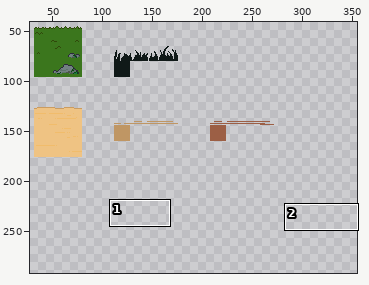
Sprite sheet: assets/sprites/desert_town/tile_sand_grass.png. Above, an overview of the earlier version with the close-up marked.
Close-up. Old version:
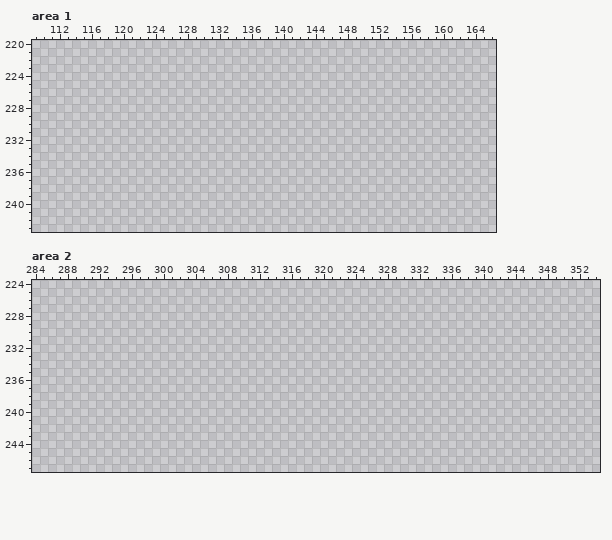
The file is 512x512 pixels. Pixels under 10% opacity are left out. Colours within 5 levels of each other are drawn and written as one. Shown: area 1: x 109..166, y 220..243; area 2: x 284..354, y 224..247. The wide view leaves out empty margins. The commit also changed other parts of the picture, which this record leaves out.
Palette (. is transparent): 
After the commit:
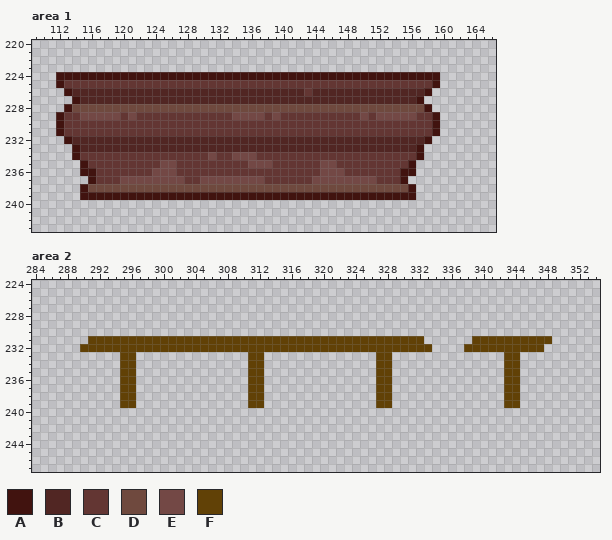
Colours new in this view: A #41130f  B #512623  C #633633  D #6f493e  E #734845  F #614106
The exact change:
Area 1:
y 224: x 112..159 ................................................ -> AAAAAAAAAAAAAAAAAAAAAAAAAAAAAAAAAAAAAAAAAAAAAAAA
y 225: x 112..159 ................................................ -> ACCCCCCCCCCCCCCCCCCCCCCCCCCCCCCCCCCCCCCCCCCCCCCA
y 226: x 113..158 .............................................. -> ABBBBBBBBBBBBBBBBBBBBBBBBBBBBBCBBBBBBBBBBBBBBA
y 227: x 114..157 ............................................ -> ABBBBBBBBBBBBBBBBBBBBBBBBBBBBBBBBBBBBBBBBBBA
y 228: x 113..158 .............................................. -> ADDDDDDDDDDDDDDDDDDDDDDDDDDDDDDDDDDDDDDDDDDDDA
y 229: x 112..159 ................................................ -> ACCEEEEECECCCCCCCCCCCCEEEECECCCCCCCCCCECEEEEECCA
y 230..231: x 112..159 ................................................ -> ACCCCCCCCCCCCCCCCCCCCCCCCCCCCCCCCCCCCCCCCCCCCCCA
y 232: x 113..158 .............................................. -> ABBBBBBBBBBBBBBBBBBBBBBBBBBBBBBBBBBBBBBBBBBBBA
y 233: x 114..157 ............................................ -> ABBBBBBBBBBBBBBBBBBBBBBBBBBBBBBBBBBBBBBBBBBA
y 234: x 114..157 ............................................ -> ACCCCCCCCCCCCCCCCECCEEECCCCCCCCCCCCCCCCCCCCA
y 235: x 115..156 .......................................... -> ACCCCCCCCCEECCCCCCCCCEEECCCCCCEECCCCCCCCCA
y 236: x 115..156 .......................................... -> AACCCCCCCEEECCCCCCCCCCCCCCCCCCEEECCCCCCCAA
y 237: x 116..155 ........................................ -> ACCCEEEEEEEECCEEEEEEEECCCCCCEEEEEEEECCCA
y 238: x 115..156 .......................................... -> ADDDDDDDDDDDDDDDDDDDDDDDDDDDDDDDDDDDDDDDDA
y 239: x 115..156 .......................................... -> AAAAAAAAAAAAAAAAAAAAAAAAAAAAAAAAAAAAAAAAAA
Area 2:
y 231: x 291..332 .......................................... -> FFFFFFFFFFFFFFFFFFFFFFFFFFFFFFFFFFFFFFFFFF; x 339..348 .......... -> FFFFFFFFFF
y 232: x 290..333 ............................................ -> FFFFFFFFFFFFFFFFFFFFFFFFFFFFFFFFFFFFFFFFFFFF; x 338..347 .......... -> FFFFFFFFFF
y 233..239: x 295..296 .. -> FF; x 311..312 .. -> FF; x 327..328 .. -> FF; x 343..344 .. -> FF
Where, in picture pixels (left, top, right, bottom), the same in both close-ups:
added: (56, 72, 440, 200)
added: (80, 336, 432, 408)
added: (464, 336, 552, 408)
